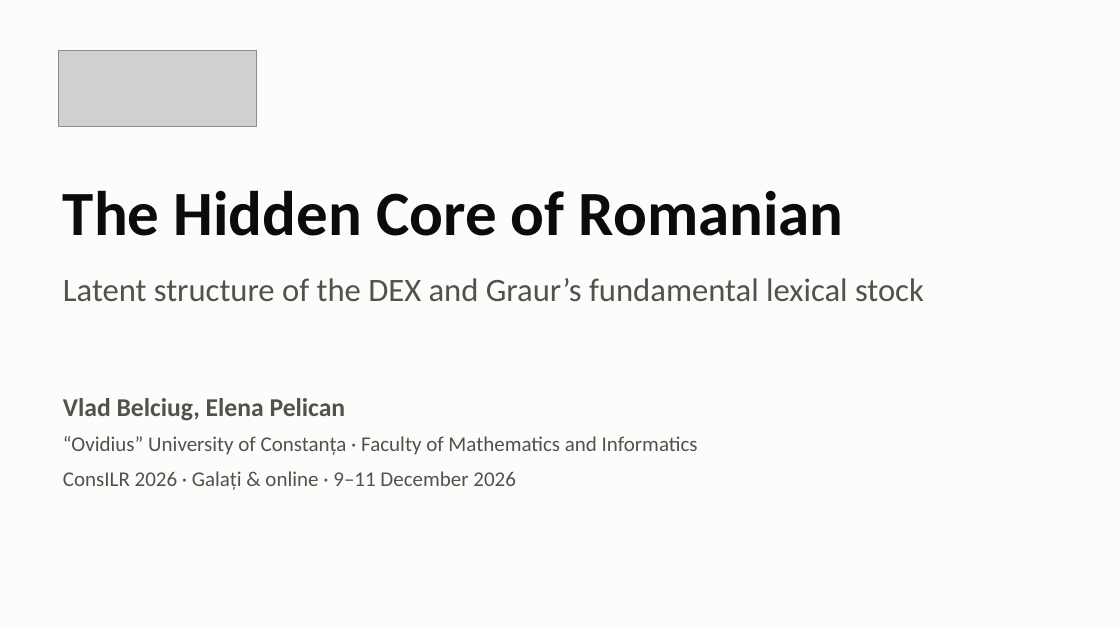
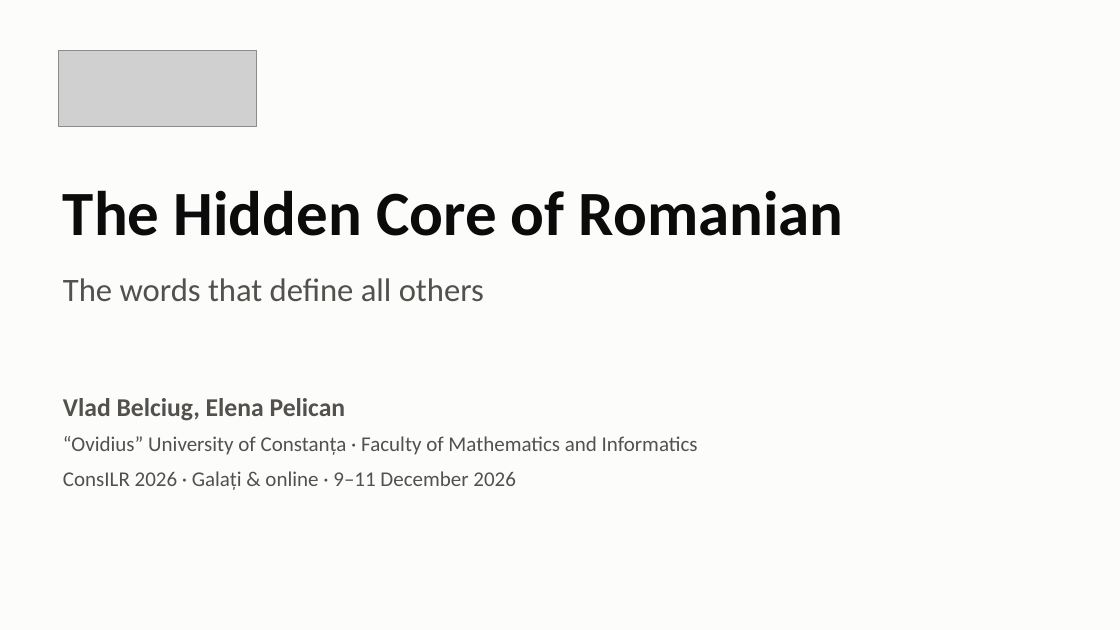
Before and after one commit to ovladon/hidden-core-romanian, a slide deck: slide 1 of slides/HiddenCore_ConsILR2026.pptx. Drawn at 1120x630 pixels with LibreOffice and Linux fonts; fonts in the diff are those of the drawing; grey boxes stand for pictures. Boxes give left, top, right and bottom in pixels: in the first picture for what was removed or moved away, otherwise in the second. Text is boxed around its words. In the diff, an @@ line names an element or a change of style, - is before the commit and + after.

```diff
--- a/slides/HiddenCore_ConsILR2026.pptx
+++ b/slides/HiddenCore_ConsILR2026.pptx
@@ text at <box>63,278,484,301</box>: text changed @@
-Latent structure of the DEX and Graur’s fundamental lexical stock
+The words that define all others
```
Also in this commit, not shown: 25 other files.
